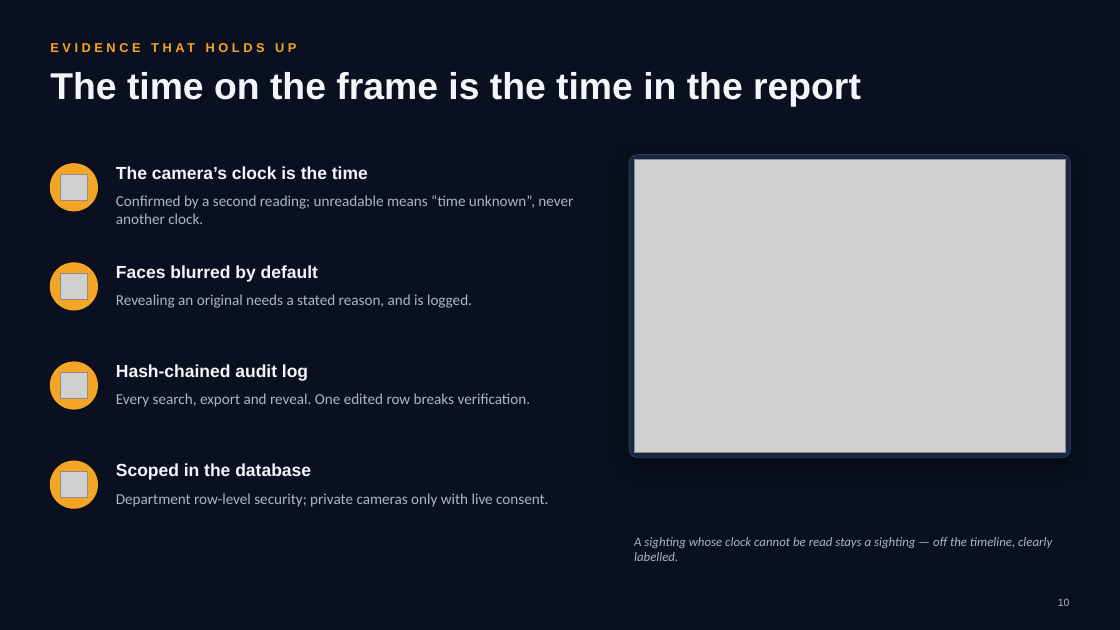
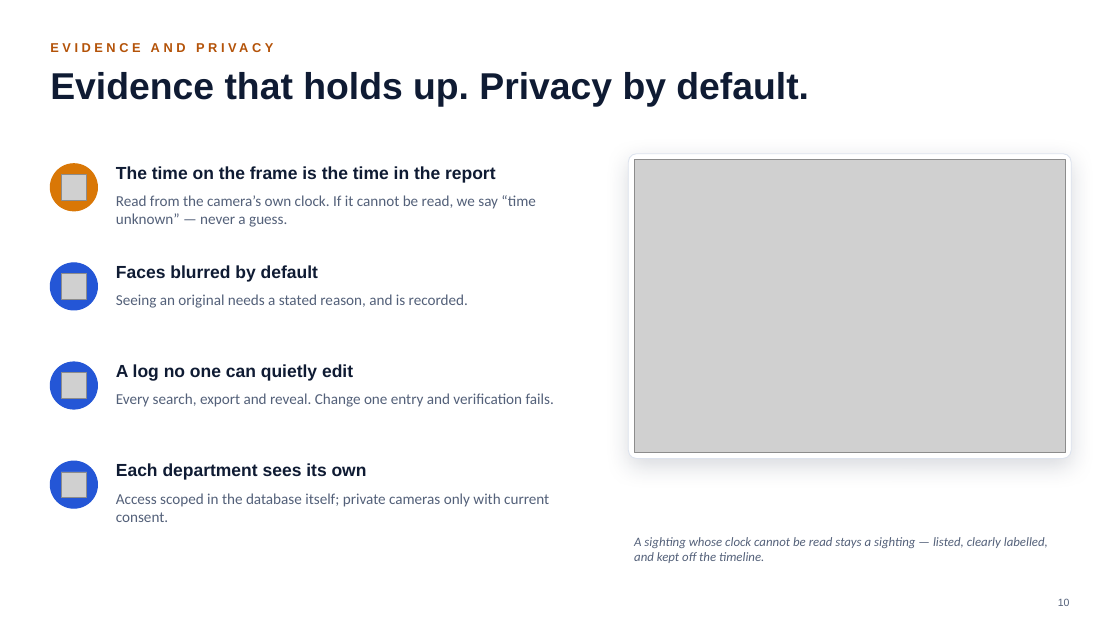
Before and after one commit to parthpatel643/sentinel-hackathon, a slide deck: slide 10 of docs/Sentinel-Finale-Pitch.pptx. Drawn at 1120x630 pixels with LibreOffice and Linux fonts; fonts in the diff are those of the drawing; grey boxes stand for pictures. Boxes give left, top, right and bottom in pixels: in the first picture for what was removed or moved away, otherwise in the second. Text is boxed around its words. In the diff, an @@ line names an element or a change of style, - is before the commit and + after.

```diff
--- a/docs/Sentinel-Finale-Pitch.pptx
+++ b/docs/Sentinel-Finale-Pitch.pptx
@@ background #0A1020 to #FFFFFF @@
@@ text at (50, 35, 1070, 60): text changed; text colour #F5A524 to #B45309 @@
-EVIDENCE THAT HOLDS UP
+EVIDENCE AND PRIVACY
@@ text at (50, 72, 809, 107): text changed; text colour #F2F5FA to #0F1B33 @@
-The time on the frame is the time in the report
+Evidence that holds up. Privacy by default.
@@ ellipse at (50, 164, 97, 211): fill #F5A524 to #D97706; outline #F5A524 1 pt to #D97706 1 pt @@
@@ text at (116, 166, 496, 183): text changed; text colour #F2F5FA to #0F1B33 @@
-The camera’s clock is the time
+The time on the frame is the time in the report
@@ rounded rectangle at (628, 154, 1071, 459): fill #1B2742 to #FFFFFF; outline #2C3A5C 0.75 pt to #DDE3EE 0.75 pt; shadow changed @@
@@ text at (116, 195, 535, 227): text changed; text colour #A9B6CB to #536079 @@
-Confirmed by a second reading; unreadable means “time unknown”, never another clock.
+Read from the camera’s own clock. If it cannot be read, we say “time unknown” — never a guess.
@@ text "Faces blurred by default" at (116, 265, 318, 282): text colour #F2F5FA to #0F1B33 @@
@@ text at (116, 294, 468, 308): text changed; text colour #A9B6CB to #536079 @@
-Revealing an original needs a stated reason, and is logged.
+Seeing an original needs a stated reason, and is recorded.
@@ text at (116, 364, 353, 381): text changed; text colour #F2F5FA to #0F1B33 @@
-Hash-chained audit log
+A log no one can quietly edit
@@ text at (116, 393, 554, 407): text changed; text colour #A9B6CB to #536079 @@
-Every search, export and reveal. One edited row breaks verification.
+Every search, export and reveal. Change one entry and verification fails.
@@ fill #F5A524 to #2456D6; outline #F5A524 1 pt to #2456D6 1 pt in 3 elements at (50, 263, 97, 310), (50, 362, 97, 409), (50, 461, 97, 508) @@
@@ text at (116, 463, 367, 480): text changed; text colour #F2F5FA to #0F1B33 @@
-Scoped in the database
+Each department sees its own
@@ text at (116, 493, 549, 522): text changed; text colour #A9B6CB to #536079 @@
-Department row-level security; private cameras only with live consent.
+Access scoped in the database itself; private cameras only with current consent.
@@ text at (634, 537, 1048, 563): text changed; text colour #A9B6CB to #536079 @@
-A sighting whose clock cannot be read stays a sighting — off the timeline, clearly labelled.
+A sighting whose clock cannot be read stays a sighting — listed, clearly labelled, and kept off the timeline.
@@ text "10" at (1058, 598, 1070, 606): text colour #A9B6CB to #536079 @@
```
Also in this commit, not shown: 10 other slides changed, 7 slides added, 6 slides removed, 16 other files.
